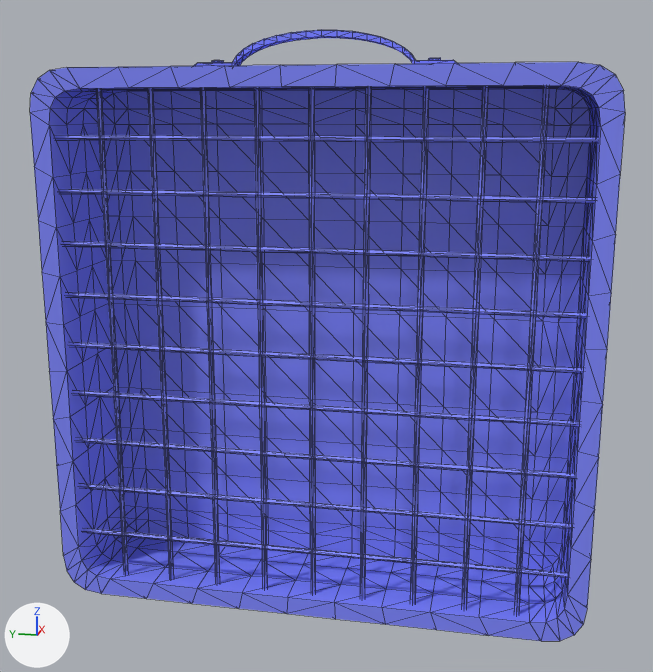
One commit to the FBX model Content/StopAndBreathe/Assets/mechanic_assets/fan_med.fbx: the scene before it, then after it.
Both versions are drawn from a 50 mm camera at (-1.629, -0.331, 0.923) aimed at (-0.003, -0.006, 0.516). Every picture has the same lights, and +X, +Y and +Z are marked at lower left. Mesh edges are drawn as thin lines. Where no turn or scale is listed for an object, it has been applied to the vertices.

Objects in the first picture: 'fan_low'.
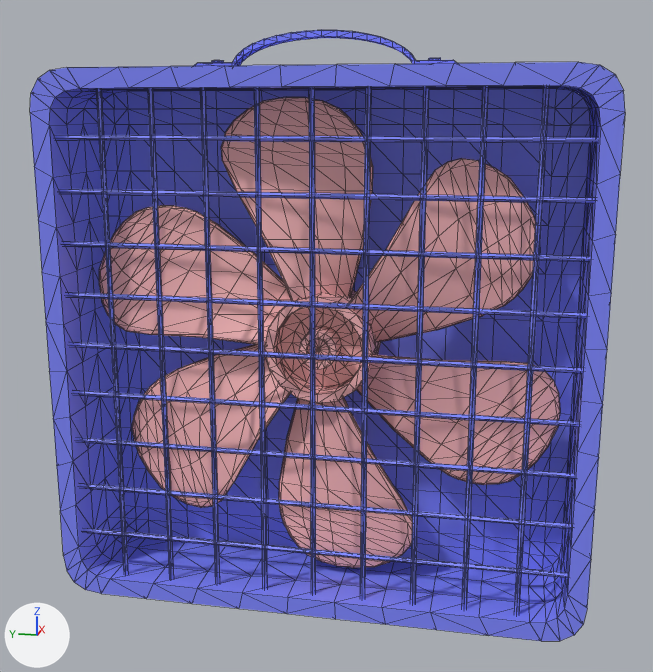
Scene script edits in JSON lines:
```json
{"op": "add", "block": "mat_fanblade_001", "code": ["mat_fanblade_001 = principled_material('fanblade.001')", "mat_fanblade_001.base_color = (1.0, 0.5, 0.5)  # pink #ffbcbc", "mat_fanblade_001.roughness = 0.553"]}
{"block": "me_mesh", "where": "# used by ob_fan_low; location = (0.0, 0.0, 0.0)"}
{"op": "remove", "block": "me_mesh", "code": "me_mesh.from_pydata(...)  # 1257 vertices, 2340 faces; spans x -0.125..0.125, y -0.5..0.5, z 0.0..1.063"}
{"op": "add", "block": "me_mesh", "code": "me_mesh.from_pydata(...)  # 2026 vertices, 3668 faces; spans x -0.125..0.125, y -0.5..0.5, z 0.0..1.063"}
{"block": "me_mesh", "change": "me_mesh part 1: a new loose piece of 193 vertices spanning x -0.057..0.075, y -0.101..0.101, z 0.401..0.602, in mat_fanblade_001 (pink #ffbcbc)"}
{"block": "me_mesh", "change": "me_mesh part 2: a new loose piece of 96 vertices spanning x -0.055..0.021, y -0.439..-0.05, z 0.247..0.499, in mat_fanblade_001 (pink #ffbcbc)"}
{"block": "me_mesh", "change": "me_mesh part 3: a new loose piece of 96 vertices spanning x -0.055..0.021, y -0.388..-0.05, z 0.504..0.848, in mat_fanblade_001 (pink #ffbcbc)"}
{"block": "me_mesh", "change": "me_mesh part 4: a new loose piece of 96 vertices spanning x -0.055..0.021, y -0.09..0.183, z 0.586..0.951, in mat_fanblade_001 (pink #ffbcbc)"}
{"block": "me_mesh", "change": "me_mesh part 5: a new loose piece of 96 vertices spanning x -0.055..0.021, y 0.05..0.439, z 0.504..0.756, in mat_fanblade_001 (pink #ffbcbc)"}
{"block": "me_mesh", "change": "me_mesh part 6: a new loose piece of 96 vertices spanning x -0.055..0.021, y 0.05..0.388, z 0.155..0.499, in mat_fanblade_001 (pink #ffbcbc)"}
{"block": "me_mesh", "change": "me_mesh part 7: a new loose piece of 96 vertices spanning x -0.055..0.021, y -0.183..0.09, z 0.052..0.416, in mat_fanblade_001 (pink #ffbcbc)"}
{"op": "add", "block": "me_mesh", "code": "me_mesh.materials.append(mat_fanblade_001)  # pink #ffbcbc"}
```

Changed parts and their boxes (x1, y1, x2, y2) in the pictures (653 x 672 px):
```json
{"part": 1, "of": "me_mesh", "change": "added", "after": [264, 290, 381, 403]}
{"part": 2, "of": "me_mesh", "change": "added", "after": [356, 354, 560, 485], "on screen": "pink"}
{"part": 3, "of": "me_mesh", "change": "added", "after": [349, 159, 536, 342]}
{"part": 4, "of": "me_mesh", "change": "added", "after": [221, 97, 373, 301]}
{"part": 5, "of": "me_mesh", "change": "added", "after": [99, 205, 291, 346], "on screen": "pink"}
{"part": 6, "of": "me_mesh", "change": "added", "after": [132, 345, 290, 507], "on screen": "pink"}
{"part": 7, "of": "me_mesh", "change": "added", "after": [279, 397, 412, 568], "on screen": "pink"}
```
